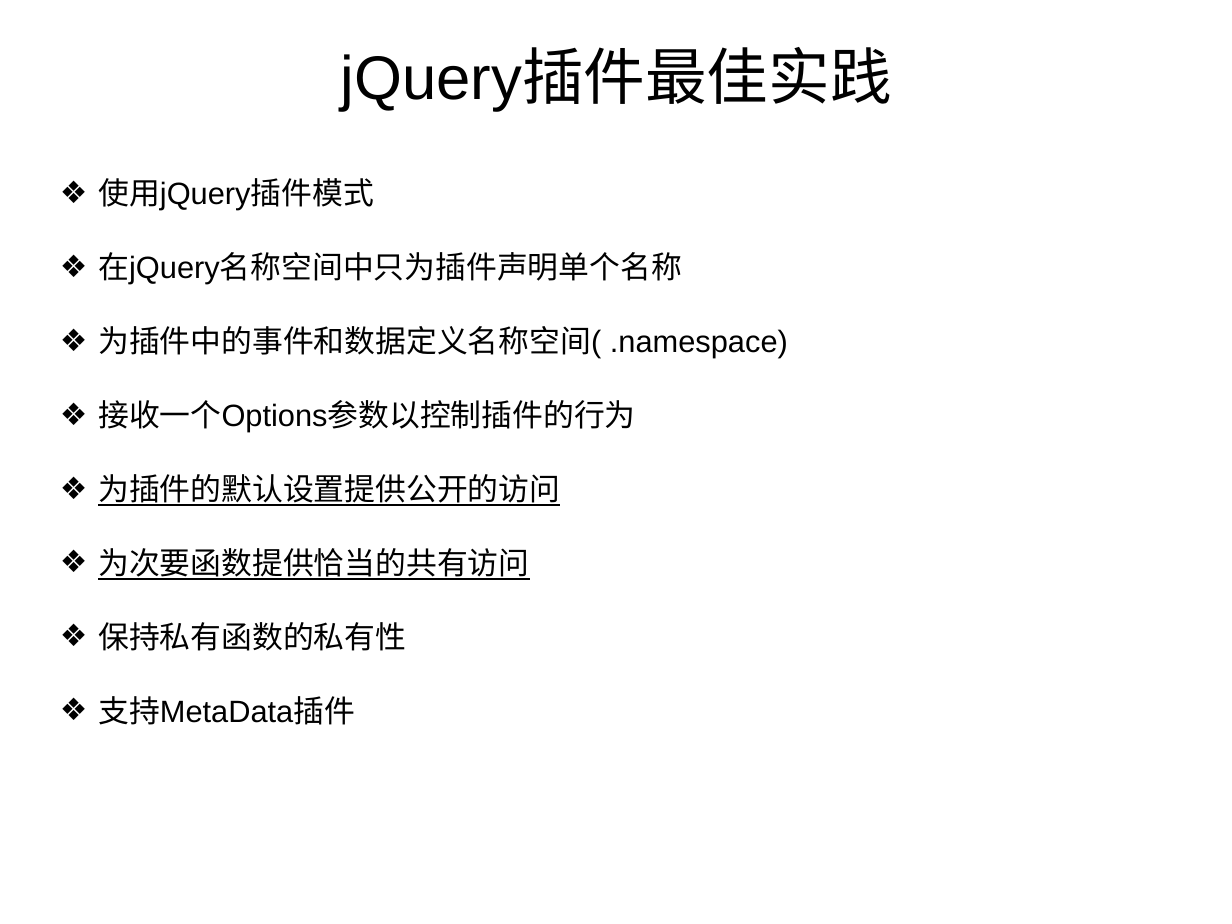
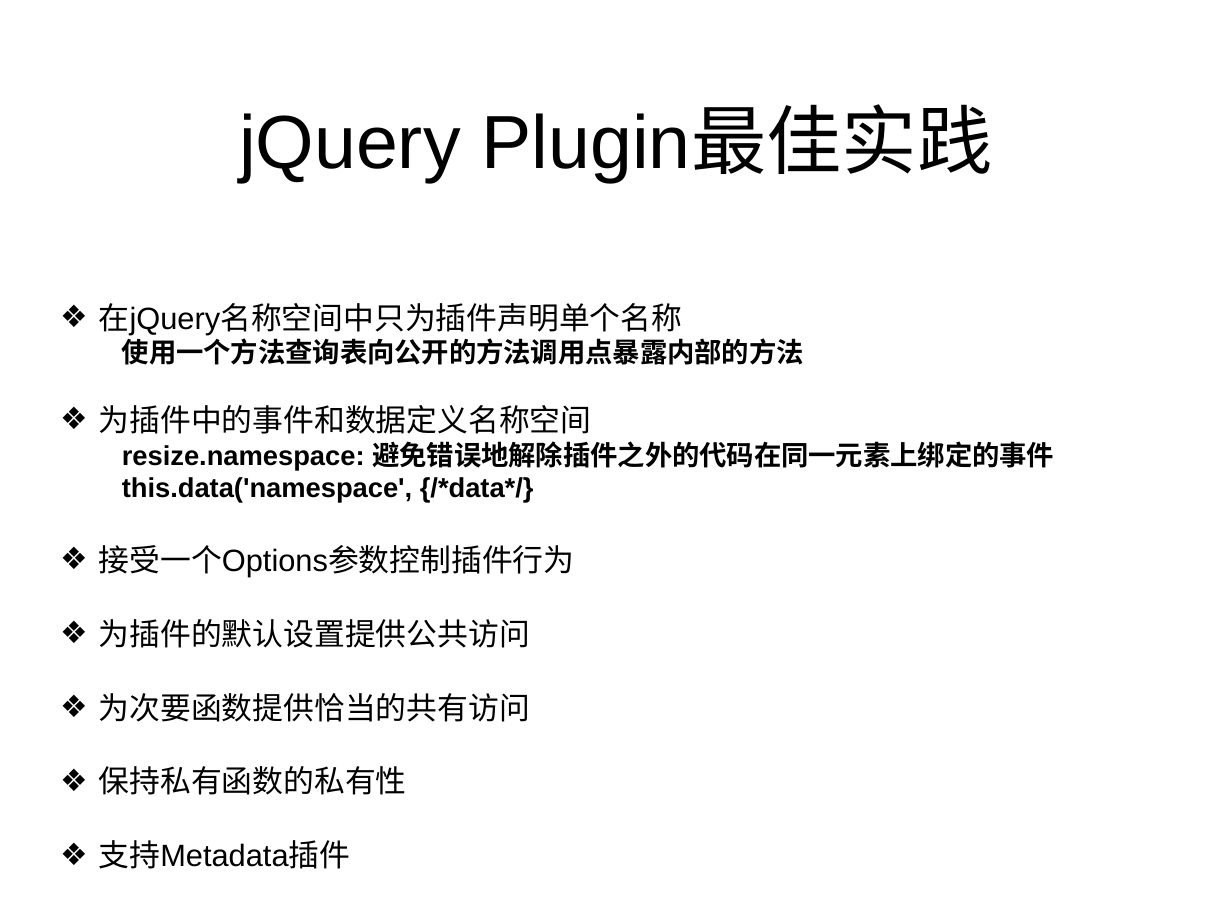
Before and after one commit to zjdgx/Study, a slide deck: slide 8 of jQueryPlugin/jQuery plugin.ppt (slide 3 before the commit). Drawn at 1232x924 pixels with LibreOffice and Linux fonts; fonts in the diff are those of the drawing. Boxes give left, top, right and bottom in pixels: in the first picture for what was removed or moved away, otherwise in the second. Text is boxed around its words. In the diff, an @@ line names an element or a change of style, - is before the commit and + after.

```diff
--- a/jQueryPlugin/jQuery plugin.ppt
+++ b/jQueryPlugin/jQuery plugin.ppt
@@ text removed at (341, 50, 892, 111) @@
-jQuery插件最佳实践
@@ title added at (239, 108, 993, 182), 44 pt, text #000000 @@
+jQuery Plugin最佳实践
@@ text at (98, 178, 374, 211): paragraph removed @@
-❖ 使用jQuery插件模式
@@ text "在jQuery名称空间中只为插件声明单个名称": place and size @@
-text "在jQuery名称空间中只为插件声明单个名称" at (98, 178, 788, 725)
+text "在jQuery名称空间中只为插件声明单个名称" at (99, 303, 1054, 869)
@@ text at (99, 335, 1054, 648): text changed; size 18 to 16 pt; bold on @@
-❖ 为插件中的事件和数据定义名称空间( .namespace)
-❖ 接收一个Options参数以控制插件的行为
-❖ 为插件的默认设置提供公开的访问
+  使用一个方法查询表向公开的方法调用点暴露内部的方法
+❖ 为插件中的事件和数据定义名称空间
+  resize.namespace: 避免错误地解除插件之外的代码在同一元素上绑定的事件
+  this.data('namespace', {/*data*/}
+❖ 接受一个Options参数控制插件行为
+❖ 为插件的默认设置提供公共访问
@@ text at (99, 693, 530, 722): underline off in "为次要函数提供恰当的共有访问" @@
@@ text at (99, 840, 351, 869): text changed @@
-❖ 支持MetaData插件
+❖ 支持Metadata插件
```
Also in this commit, not shown: 3 other slides changed, 4 slides added, 5 slides removed, 5 other files.
